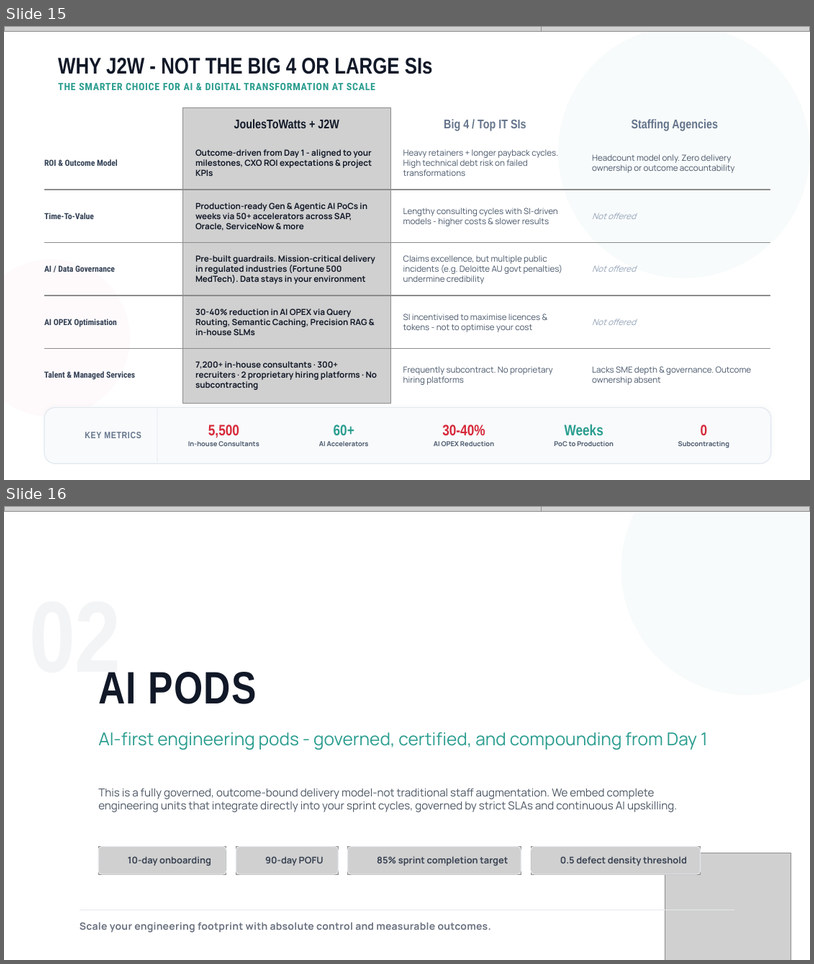
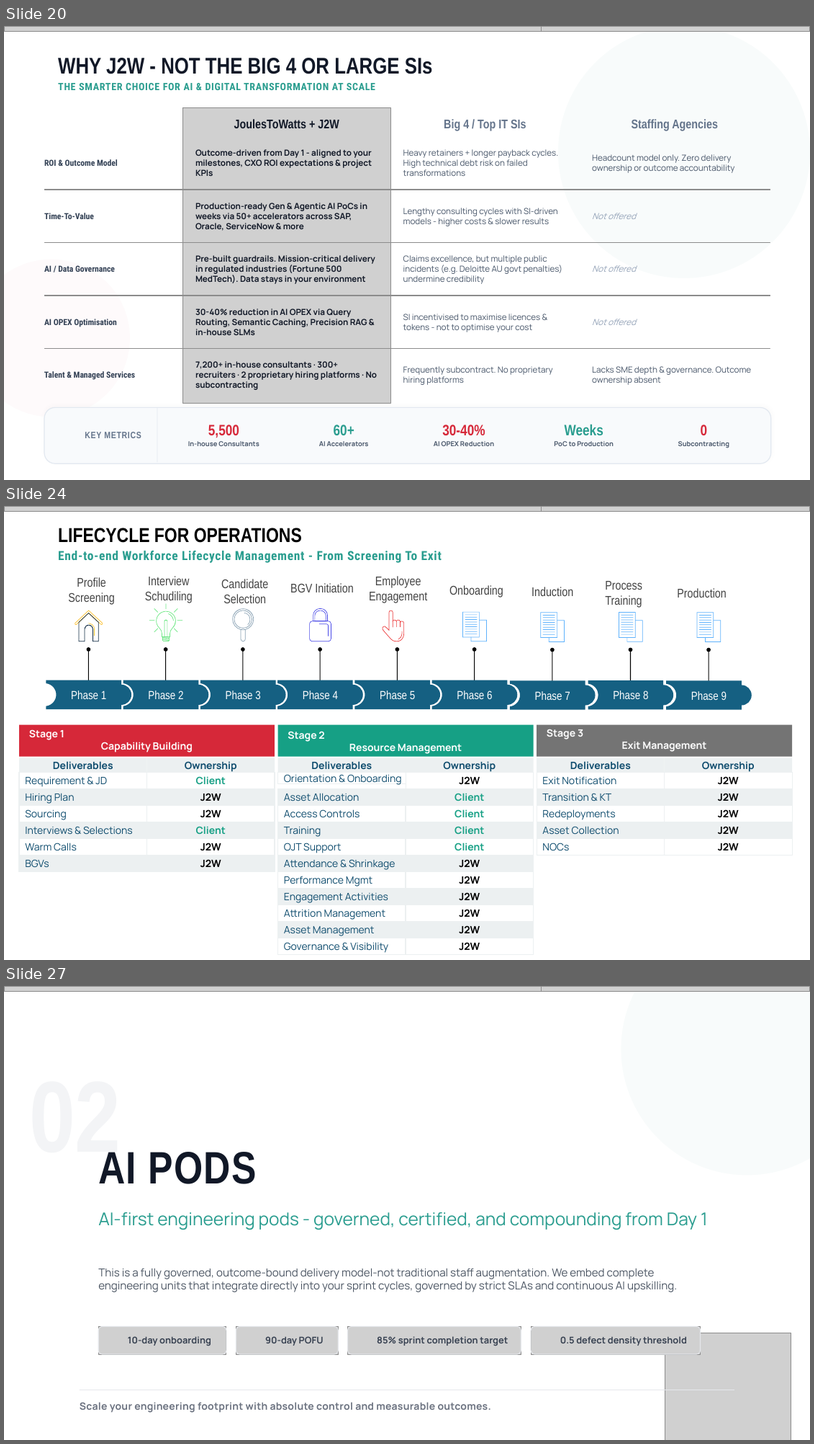
Before and after one commit to athu07/Deck-Engine, a slide deck: data/decks/WORKING_COPY_Master_Deck.pptx. Shown one above the other, each under a label of ours: slides 15 and 16 before the commit, slides 20, 24 and 27 after it; the slides between them are not shown. The pictures are 814x964 and 814x1444 pixels, drawn with LibreOffice and Linux fonts; fonts in the diff are those of the drawing; grey boxes stand for pictures; background and template pictures are left out. Boxes give left, top, right and bottom in pixels: in the first picture for what was removed or moved away, otherwise in the second. Text is boxed around its words. In the diff, an @@ line names an element or a change of style, - is before the commit and + after.

```diff
--- a/data/decks/WORKING_COPY_Master_Deck.pptx
+++ b/data/decks/WORKING_COPY_Master_Deck.pptx
@@ slide 24 added at bbox=[4, 506, 810, 960], background #FFFFFF @@
@@ picture added at bbox=[4, 506, 541, 511] @@
@@ picture added at bbox=[541, 506, 810, 511] @@
@@ text added at bbox=[58, 528, 302, 543], 24 pt, text #000000, bold @@
+LIFECYCLE FOR OPERATIONS
@@ text added at bbox=[58, 550, 442, 563], 15 pt, text #2A9D8F, bold @@
+End-to-end Workforce Lifecycle Management - From Screening To Exit
@@ group added at bbox=[46, 577, 131, 709]: 6 freeform shapes, 1 text @@
+Phase 1
+Profile Screening
@@ group added at bbox=[124, 576, 208, 709]: 16 freeform shapes, 1 text @@
+Phase 2
+Interview Schudiling
@@ group added at bbox=[201, 579, 286, 709]: 6 freeform shapes, 1 text @@
+Phase 3
+Candidate
+Selection
@@ group added at bbox=[278, 583, 363, 709]: 7 freeform shapes, 1 text @@
+Phase 4
+BGV Initiation
@@ group added at bbox=[355, 576, 440, 709]: 7 freeform shapes, 1 text @@
+Phase 5
+Employee Engagement
@@ group added at bbox=[432, 585, 517, 709]: 14 freeform shapes, 1 text @@
+Phase 6
+Onboarding
@@ group added at bbox=[510, 587, 596, 709]: 14 freeform shapes, 1 text @@
+Phase 7
+Induction
@@ group added at bbox=[589, 581, 674, 709]: 14 freeform shapes, 1 text @@
+Phase 8
+Process Training
@@ group added at bbox=[666, 588, 751, 709]: 14 freeform shapes, 1 text @@
+Phase 9
+Production
@@ freeform shape added at bbox=[165, 649, 166, 695], fill #000000 @@
@@ group added at bbox=[19, 724, 793, 955]: 53 rectangles, 3 texts @@
+Stage 1
+Capability Building
+Deliverables
+Ownership
+Requirement & JD
+Client
+Hiring Plan
+J2W
+Sourcing
+J2W
+Interviews & Selections
+Client
+Warm Calls
+J2W
+BGVs
+J2W
+Stage 2
+Resource Management
+Deliverables
+Ownership
+Orientation & Onboarding
+J2W
+Asset Allocation
+Client
+Access Controls
+Client
+Training
+Client
+OJT Support
+Client
+Attendance & Shrinkage
+J2W
+Performance Mgmt
+J2W
+Engagement Activities
+J2W
+Attrition Management
+J2W
+Asset Management
+J2W
+Governance & Visibility
+J2W
+Stage 3
+Exit Management
+Deliverables
+Ownership
+Exit Notification
+J2W
+Transition & KT
+J2W
+Redeployments
+J2W
+Asset Collection
+J2W
+NOCs
+J2W
@@ what was slide 15 is now slide 20 @@
@@ what was slide 16 is now slide 27 @@
```
Also in this commit, not shown: 14 slides changed, 16 other slides added, 116 slides removed, 30 other files.
